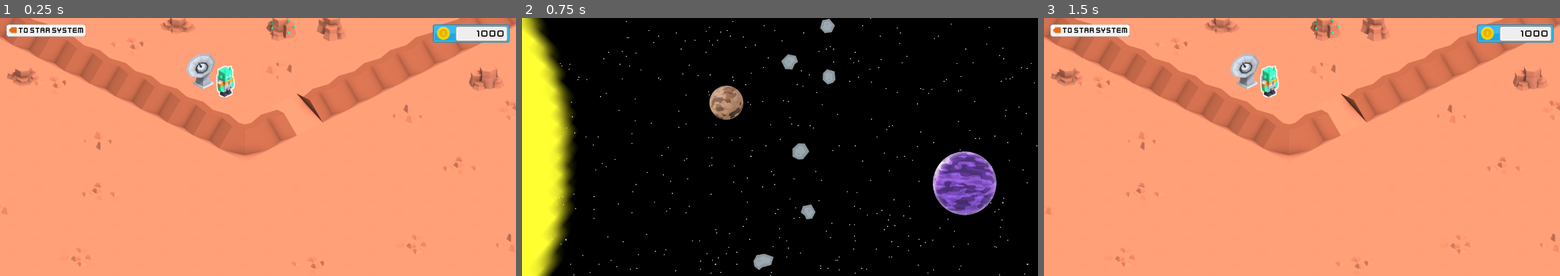
Above: before the commit, frames 1-3 (left to right).
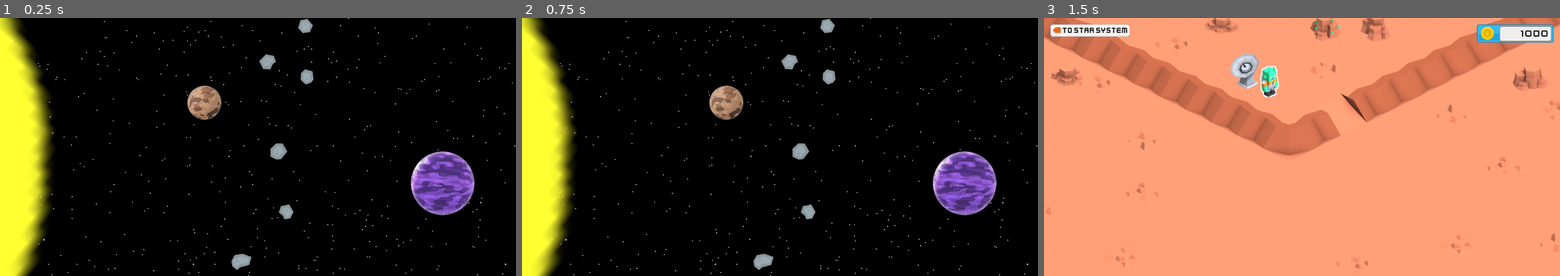
Above: after the commit, the same moments.

Repository: iapetos163/kenney-jam-2023
Game: Godot game, scene res://scene/star_system.tscn
Same seed, same stepped clock (60 frames per second), same inputs: the game is played once before the commit and once after it. Before the commit the project starts from res://scene/planet.tscn.
Inputs (mouse positions are in pixels of both pictures, inside the frame that each line leads up to):
- Up to frame 1 (0.25 s): no input
- Up to frame 2 (0.75 s): click (568, 30) at 0.5 s, where only the run before the commit has a clickable "TO STAR SYSTEM"
- Up to frame 3 (1.5 s): tap Enter at 1.25 s; move the mouse to (1250, 103) at 1.27 s; click (1250, 103) at 1.42 s

The runs differ from the first frame. In frame 1, 100% of the frame differs, in the area x 0-100%, y 0-100%; in frame 2, nothing differs; in frame 3, nothing differs.

Commit message:
rip this project

Diff:
--- a/project.godot
+++ b/project.godot
@@ -11,7 +11,7 @@
 [application]
 
 config/name="KJ23"
-run/main_scene="res://scene/planet.tscn"
+run/main_scene="res://scene/star_system.tscn"
 config/features=PackedStringArray("4.1", "Mobile")
 config/icon="res://icon.svg"
 
--- /dev/null
+++ b/scene/galaxy.tscn
@@ -0,0 +1,62 @@
+[gd_scene load_steps=12 format=3 uid="uid://d2n406bfgjpah"]
+
+[ext_resource type="Script" path="res://scene/star_system.gd" id="1_vsg8x"]
+[ext_resource type="Texture2D" uid="uid://bnwim7efupu21" path="res://asset/space_shooter_redux/star1.png" id="2_ksard"]
+[ext_resource type="Texture2D" uid="uid://bi6n8vtk7m3wv" path="res://asset/space_shooter_redux/star2.png" id="3_dbtj3"]
+[ext_resource type="Texture2D" uid="uid://3hlxel0ba7yf" path="res://asset/space_shooter_redux/star3.png" id="4_mdn7a"]
+[ext_resource type="Texture2D" uid="uid://coktgd628vibb" path="res://asset/space_shooter_redux/playerShip1_blue.png" id="5_vsmx1"]
+
+[sub_resource type="CanvasItemMaterial" id="CanvasItemMaterial_vgfi8"]
+
+[sub_resource type="TileSetAtlasSource" id="TileSetAtlasSource_cldni"]
+texture = ExtResource("2_ksard")
+texture_region_size = Vector2i(24, 24)
+0:0/0 = 0
+
+[sub_resource type="TileSetAtlasSource" id="TileSetAtlasSource_0ekuj"]
+texture = ExtResource("3_dbtj3")
+texture_region_size = Vector2i(24, 24)
+0:0/0 = 0
+
+[sub_resource type="TileSetAtlasSource" id="TileSetAtlasSource_go5j7"]
+texture = ExtResource("4_mdn7a")
+texture_region_size = Vector2i(24, 24)
+0:0/0 = 0
+
+[sub_resource type="TileSet" id="TileSet_tb3lq"]
+sources/0 = SubResource("TileSetAtlasSource_cldni")
+sources/1 = SubResource("TileSetAtlasSource_0ekuj")
+sources/2 = SubResource("TileSetAtlasSource_go5j7")
+
+[sub_resource type="Environment" id="Environment_ertxg"]
+background_mode = 3
+glow_enabled = true
+glow_intensity = 8.0
+glow_strength = 1.43
+glow_blend_mode = 0
+glow_hdr_threshold = 1.75
+
+[node name="star_system" type="Node2D"]
+material = SubResource("CanvasItemMaterial_vgfi8")
+script = ExtResource("1_vsg8x")
+
+[node name="ColorRect" type="ColorRect" parent="."]
+offset_right = 1280.0
+offset_bottom = 640.0
+mouse_filter = 1
+color = Color(0, 0, 0, 1)
+
+[node name="TileMap" type="TileMap" parent="."]
+modulate = Color(2, 2, 1.9, 1)
+position = Vector2(-79, -7)
+scale = Vector2(0.5, 0.5)
+tile_set = SubResource("TileSet_tb3lq")
+format = 2
+layer_0/tile_data = PackedInt32Array(4128781, 2, 0, 1048593, 2, 0, 3866644, 2, 0, 524311, 2, 0, 5242916, 2, 0, 1507365, 2, 0, 458792, 2, 0, 2687016, 2, 0, 852013, 2, 0, 1638449, 2, 0, 4325432, 2, 0, 589881, 2, 0, 1966143, 2, 0, 2621525, 2, 0, 2752599, 2, 0, 5308526, 2, 0, 262257, 2, 0, 2293875, 2, 0, 3997815, 2, 0, 1572987, 2, 0, 2424966, 2, 0, 524432, 2, 0, 3735699, 2, 0, 3997844, 2, 0, 2359445, 2, 0, 4784283, 2, 0, 3866784, 2, 0, 2490473, 2, 0, 3145840, 2, 0, 3604609, 2, 0)
+
+[node name="WorldEnvironment" type="WorldEnvironment" parent="."]
+environment = SubResource("Environment_ertxg")
+
+[node name="PlayerShip1Blue" type="Sprite2D" parent="."]
+position = Vector2(686, 442)
+texture = ExtResource("5_vsmx1")
Binary file added: asset/space_shooter_redux/playerShip1_blue.png
Not shown, added: asset/space_shooter_redux/playerShip1_blue.png.import
Binary file added: asset/space_shooter_redux/playerShip1_green.png
Not shown, added: asset/space_shooter_redux/playerShip1_green.png.import
Binary file added: asset/space_shooter_redux/playerShip1_orange.png
Not shown, added: asset/space_shooter_redux/playerShip1_orange.png.import
Binary file added: asset/space_shooter_redux/playerShip1_red.png
Not shown, added: asset/space_shooter_redux/playerShip1_red.png.import
Binary file added: asset/space_shooter_redux/playerShip2_blue.png
Not shown, added: asset/space_shooter_redux/playerShip2_blue.png.import
Binary file added: asset/space_shooter_redux/playerShip2_green.png
Not shown, added: asset/space_shooter_redux/playerShip2_green.png.import
(and 12 more such lines)
